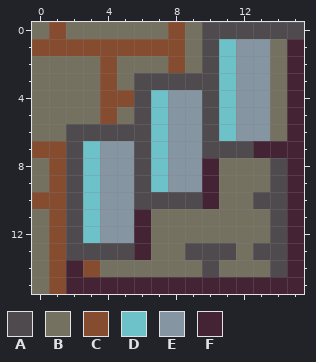
Pixel-art sprite: src/res/tiles/035.png. This is how it looked before the edit.
The file is 16x16 pixels.
Palette (. is transparent): A #4e4a4e  B #757161  C #854c30  D #6dc2ca  E #8595a1  F #442434
Pixels before, first column x 0:
 0 BCBBBBBBCBAAAAAA
 1 CCCCCCCCCBADEEBF
 2 BBBBCBBBCBADEEBF
 3 BBBBCBAAAAADEEBF
 4 BBBBCCADEEADEEBF
 5 BBBBCBADEEADEEBF
 6 BBAAAAADEEADEEBF
 7 CCADEEADEEAAAFFF
 8 BCADEEADEEFBBBAF
 9 BCADEEADEEFBBBAF
10 CCADEEAAAAFBBAAF
11 BCADEEFBBBBBBBAF
12 BCADEEFBBBBBBBAF
13 BCAAAAFBBAAABAAF
14 BCFCBBBBBBABBBAF
15 BCFFFFFFFFFFFFFF
The same view after the edit:
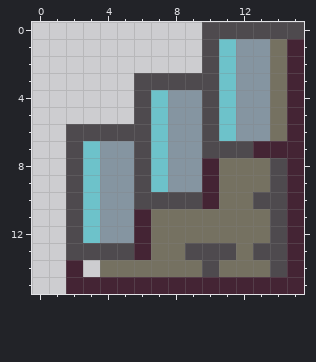
Difference:
y 0: x 0..9 BCBBBBBBCB -> ..........
y 1: x 0..9 CCCCCCCCCB -> ..........
y 2: x 0..9 BBBBCBBBCB -> ..........
y 3: x 0..5 BBBBCB -> ......
y 4: x 0..5 BBBBCC -> ......
y 5: x 0..5 BBBBCB -> ......
y 6: x 0..1 BB -> ..
y 7: x 0..1 CC -> ..
y 8..9: x 0..1 BC -> ..
y 10: x 0..1 CC -> ..
y 11..13: x 0..1 BC -> ..
y 14: x 0..1 BC -> ..; x 3 C -> .
y 15: x 0..1 BC -> ..
